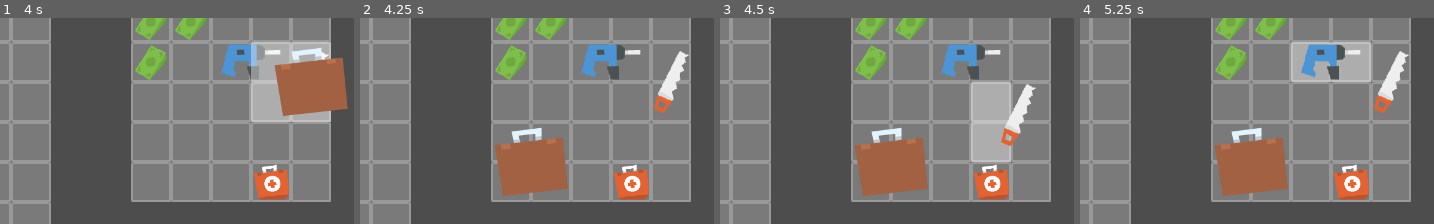
Above: before the commit, frames 1-4 (left to right).
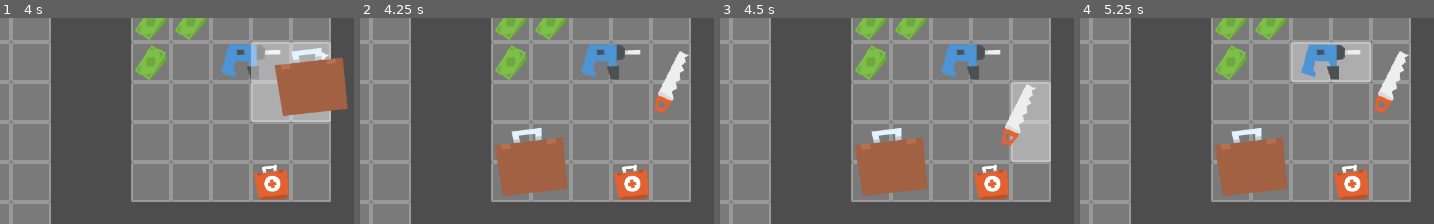
Above: after the commit, the same moments.

Repository: BenjaTK/Criss-Cross
Game: Godot game, scene res://scenes/demos/inventory/inventory_demo.tscn
The game is run twice, just before and just after one commit, with the same random seed, the same clock (stepped at 60 frames per second) and the same inputs. The project has no main scene, so this scene is started directly.
Inputs (mouse positions are % of the whole screen's width and height, from its top left):
- Up to frame 1 (4 s): tap Enter at 0.5 s; drag from (71, 6) to (88, 45) at 0.52 s; drag from (71, 16) to (88, 45) at 1.27 s; move the mouse to (77, 6) at 2.02 s; hold Space (next_building) 2.03-2.75 s; click (77, 6) at 2.17 s; drag from (88, 45) to (71, 16) at 2.77 s; drag from (74, 40) to (94, 21) at 3.52 s
- Up to frame 2 (4.25 s): no input
- Up to frame 3 (4.5 s): drag from (94, 21) to (88, 45) at 4.27 s
- Up to frame 4 (5.25 s): move the mouse to (85, 16) at 5.02 s; hold Space (next_building) from 5.03 s (still down); click (85, 16) at 5.17 s
The pictures show only the part of the screen within x 50-100%, y 5-55%; the shares and areas given below are measured in that part.

Frames 1-2 are identical in both runs. In frame 3, 7.8% of the frame differs, in the area x 70-94%, y 31-70%; in frame 4, nothing differs.

Commit message:
Fix small bug where items are off-centered

Diff:
--- a/scenes/demos/inventory/item.gd
+++ b/scenes/demos/inventory/item.gd
@@ -62,7 +62,7 @@
 	z_index = 0
 	dragging = false
 
-	var target_cell := grid.world_to_map(global_position + _get_centered_offset() * 0.5)
+	var target_cell := _get_mouse_top_left_cell()
 
 	var target_cells := _get_cells(target_cell)
 	if not grid.has_cells(target_cells) or not grid.are_values_null(target_cells):
@@ -85,6 +85,8 @@
 func _get_centered_offset() -> Vector2:
 	return (Vector2(size) * 0.5) * Vector2(grid.cell_size)
 
+func _get_mouse_top_left_cell() -> Vector2i:
+	return grid.world_to_map(get_global_mouse_position() + Vector2(grid.cell_size)/2.0 - _get_centered_offset())
 
 # Get all cells the item will occupy based on its size.
 func _get_cells(origin: Vector2i) -> Array[Vector2i]:
@@ -106,7 +108,7 @@
 func _draw() -> void:
 	# Highlight cells the item will occupy.
 	if dragging:
-		var current_cell := grid.world_to_map(global_position + _get_centered_offset() * 0.5)
+		var current_cell := _get_mouse_top_left_cell()
 		if not grid.has_cells(_get_cells(current_cell)):
 			return
 
